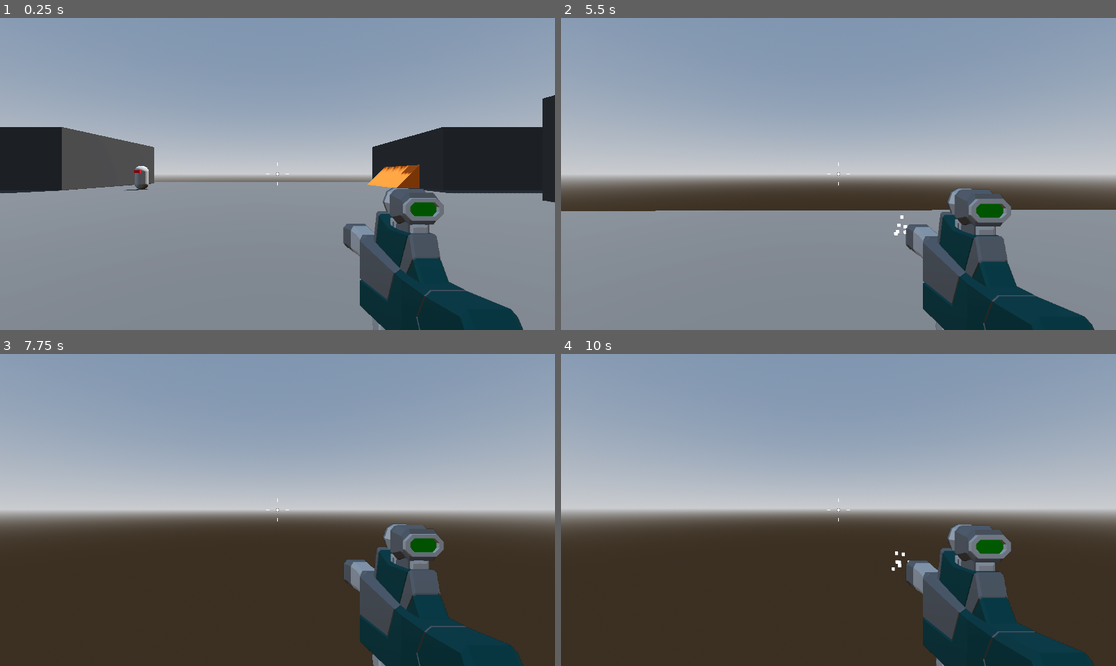
Above: before the commit, frames 1-4 (two rows, left to right).
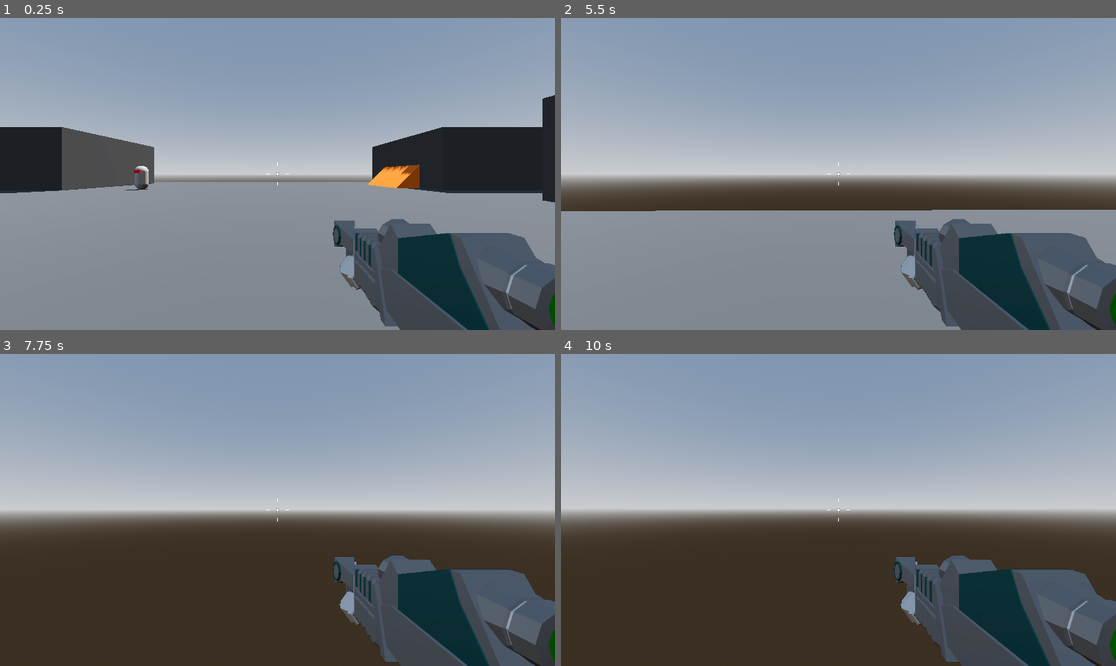
Above: after the commit, the same moments.

Repository: RileyWaldo/RoboRampage
Game: Godot game, scene res://Levels/SandBox.tscn
Same seed, same stepped clock (60 frames per second), same inputs: the game is played once before the commit and once after it.
Inputs (mouse positions are in pixels of both pictures, inside the frame that each line leads up to):
- Up to frame 1 (0.25 s): no input
- Up to frame 2 (5.5 s): tap Enter at 0.5 s; move the mouse to (866, 174) at 0.52 s; press the mouse at (866, 174) at 0.53 s; hold W (moveForward) from 0.53 s (still down); tap Space (jump) at 0.77, 1.52, 3.02, 3.77, 4.52 s; tap 1 (weapon1, bound only after the commit) at 0.8, 1.35, 3.05, 5.3 s; move the mouse to (810, 174) at 1.27 s; release the mouse at (810, 174) at 1.28 s; tap 2 (weapon2, bound only after the commit) at 1.55, 3.8, 4.35 s; move the mouse to (849, 167) at 2.02 s; hold 2 (weapon2, bound only after the commit) 2.03-2.78 s; click (849, 167) at 2.3 s; move the mouse to (832, 180) at 2.77 s; click (832, 180) at 2.85 s; move the mouse to (877, 177) at 3.52 s; hold 1 (weapon1, bound only after the commit) 3.53-4.28 s; move the mouse to (794, 170) at 4.27 s; click (794, 170) at 4.55 s; move the mouse to (844, 174) at 5.02 s; press the mouse at (844, 174) at 5.03 s
- Up to frame 3 (7.75 s): move the mouse to (255, 503) at 5.77 s; release W (moveForward) at 5.78 s; release the mouse at (255, 503) at 5.78 s; hold D (moveRight) 5.78-6.53 s; tap 1 (weapon1, bound only after the commit) at 5.85, 7.55 s; tap Space (jump) at 6.02, 6.77, 7.52 s; tap 2 (weapon2, bound only after the commit) at 6.05 s; move the mouse to (305, 510) at 6.52 s; hold 2 (weapon2, bound only after the commit) 6.53-7.28 s; hold W (moveForward) from 6.53 s (still down); click (305, 510) at 6.8 s; move the mouse to (249, 510) at 7.27 s; click (249, 510) at 7.35 s
- Up to frame 4 (10 s): tap Space (jump) at 8, 9.02, 9.77 s; move the mouse to (849, 503) at 8.02 s; hold 1 (weapon1, bound only after the commit) 8.03-8.78 s; tap 2 (weapon2, bound only after the commit) at 8.3, 8.85 s; tap Enter at 8.75 s; move the mouse to (832, 516) at 8.77 s; release W (moveForward) at 8.78 s; hold A (moveLeft) 8.78-9.53 s; click (832, 516) at 9.05 s; move the mouse to (877, 513) at 9.52 s; press the mouse at (877, 513) at 9.53 s; hold W (moveForward) from 9.53 s (still down); tap 1 (weapon1, bound only after the commit) at 9.8 s

The runs differ from the first frame. In frame 1, 9.8% of the frame differs, in the area x 59-100%, y 54-100%; in frame 2, 9.8%; in frame 3, 9.7%; in frame 4, 9.9%.

Commit message:
added second gun

Diff:
--- /dev/null
+++ b/Assets/GameOverMenu.tres
@@ -0,0 +1,57 @@
+[gd_resource type="VisualShader" load_steps=5 format=3 uid="uid://bfn5iifdi1jmf"]
+
+[sub_resource type="VisualShaderNodeTexture" id="VisualShaderNodeTexture_b5h40"]
+source = 5
+
+[sub_resource type="VisualShaderNodeInput" id="VisualShaderNodeInput_i3iov"]
+input_name = "uv"
+
+[sub_resource type="VisualShaderNodeFloatConstant" id="VisualShaderNodeFloatConstant_ykwj0"]
+constant = 2.0
+
+[sub_resource type="VisualShaderNodeTexture2DParameter" id="VisualShaderNodeTexture2DParameter_5tq8m"]
+parameter_name = "Screen"
+texture_type = 1
+texture_filter = 4
+texture_source = 1
+
+[resource]
+code = "shader_type canvas_item;
+render_mode blend_mix;
+
+uniform sampler2D Screen : source_color, filter_linear_mipmap, hint_screen_texture;
+
+
+
+void vertex() {
+// Input:3
+	vec2 n_out3p0 = UV;
+
+
+// FloatConstant:4
+	float n_out4p0 = 2.000000;
+
+
+	vec4 n_out2p0;
+// Texture2D:2
+	n_out2p0 = textureLod(Screen, n_out3p0, n_out4p0);
+
+
+// Output:0
+	COLOR.rgb = vec3(n_out2p0.xyz);
+
+
+}
+"
+mode = 1
+flags/light_only = false
+nodes/vertex/0/position = Vector2(1660, 240)
+nodes/vertex/2/node = SubResource("VisualShaderNodeTexture_b5h40")
+nodes/vertex/2/position = Vector2(1160, 280)
+nodes/vertex/3/node = SubResource("VisualShaderNodeInput_i3iov")
+nodes/vertex/3/position = Vector2(580, 140)
+nodes/vertex/4/node = SubResource("VisualShaderNodeFloatConstant_ykwj0")
+nodes/vertex/4/position = Vector2(640, 360)
+nodes/vertex/5/node = SubResource("VisualShaderNodeTexture2DParameter_5tq8m")
+nodes/vertex/5/position = Vector2(480, 560)
+nodes/vertex/connections = PackedInt32Array(3, 0, 2, 0, 4, 0, 2, 1, 5, 0, 2, 2, 2, 0, 0, 2)
--- a/GameObjects/GameOverMenu.tscn
+++ b/GameObjects/GameOverMenu.tscn
@@ -1,11 +1,17 @@
-[gd_scene load_steps=5 format=3 uid="uid://2n6ncod8u278"]
+[gd_scene load_steps=8 format=3 uid="uid://2n6ncod8u278"]
 
 [ext_resource type="FontFile" uid="uid://cemykaucqg8h" path="res://Assets/Staatliches/Staatliches-Regular.ttf" id="1_5y2gc"]
 [ext_resource type="Script" uid="uid://e1be8j5s2ro0" path="res://Scripts/GameOverMenu.gd" id="2_i77vu"]
+[ext_resource type="Shader" uid="uid://bfn5iifdi1jmf" path="res://Assets/GameOverMenu.tres" id="3_gkinh"]
 
 [sub_resource type="Theme" id="Theme_i77vu"]
 default_font = ExtResource("1_5y2gc")
 default_font_size = 64
+
+[sub_resource type="ShaderMaterial" id="ShaderMaterial_x28m7"]
+shader = ExtResource("3_gkinh")
+
+[sub_resource type="PlaceholderTexture2D" id="PlaceholderTexture2D_gkinh"]
 
 [sub_resource type="LabelSettings" id="LabelSettings_gkinh"]
 font_size = 24
@@ -21,14 +27,25 @@
 theme = SubResource("Theme_i77vu")
 script = ExtResource("2_i77vu")
 
-[node name="Background" type="ColorRect" parent="."]
+[node name="BackgroundBlur" type="TextureRect" parent="."]
+material = SubResource("ShaderMaterial_x28m7")
 layout_mode = 1
 anchors_preset = 15
 anchor_right = 1.0
 anchor_bottom = 1.0
 grow_horizontal = 2
 grow_vertical = 2
-color = Color(0.11612659, 0.11612659, 0.116126545, 0.7764706)
+texture = SubResource("PlaceholderTexture2D_gkinh")
+stretch_mode = 3
+
+[node name="ColorRect" type="ColorRect" parent="."]
+layout_mode = 1
+anchors_preset = 15
+anchor_right = 1.0
+anchor_bottom = 1.0
+grow_horizontal = 2
+grow_vertical = 2
+color = Color(0.05490196, 0.05490196, 0.05490196, 0.8235294)
 
 [node name="CenterContainer" type="CenterContainer" parent="."]
 layout_mode = 1
--- a/GameObjects/Player.tscn
+++ b/GameObjects/Player.tscn
@@ -1,9 +1,11 @@
-[gd_scene load_steps=12 format=3 uid="uid://dimljn12f5j31"]
+[gd_scene load_steps=14 format=3 uid="uid://dimljn12f5j31"]
 
 [ext_resource type="Script" uid="uid://rpjsjcxah425" path="res://Scripts/Player.gd" id="1_lu7l2"]
 [ext_resource type="Script" uid="uid://bgdqv05exlrcj" path="res://Scripts/SmoothCamera.gd" id="2_nj4ej"]
 [ext_resource type="Script" uid="uid://idrij1veldtp" path="res://Scripts/Crossheir.gd" id="3_0yq7s"]
+[ext_resource type="PackedScene" uid="uid://c1ftchlfgkiks" path="res://GameObjects/Rifle.tscn" id="3_hfly6"]
 [ext_resource type="PackedScene" uid="uid://bsei41k7wqabo" path="res://GameObjects/SMG.tscn" id="3_hwx2g"]
+[ext_resource type="Script" uid="uid://dl20dx2i03y04" path="res://Scripts/WeaponHandler.gd" id="3_v8uht"]
 [ext_resource type="Texture2D" uid="uid://b6lpow0xh5x4y" path="res://Assets/damage.png" id="5_ortbp"]
 [ext_resource type="PackedScene" uid="uid://2n6ncod8u278" path="res://GameObjects/GameOverMenu.tscn" id="6_hfly6"]
 
@@ -93,36 +95,7 @@
 script = ExtResource("2_nj4ej")
 
 [node name="RemoteTransform3D" type="RemoteTransform3D" parent="CameraPivot/SmoothCamera"]
-remote_path = NodePath("../../../SubViewportContainer/SubViewport/Camera3D")
-
-[node name="HitScanSMG" parent="CameraPivot" instance=ExtResource("3_hwx2g")]
-
-[node name="Suppressors_003" parent="CameraPivot/HitScanSMG/SMG" index="0"]
-layers = 2
-
-[node name="Part_024" parent="CameraPivot/HitScanSMG/SMG" index="1"]
-layers = 2
-
-[node name="Rail_009" parent="CameraPivot/HitScanSMG/SMG" index="2"]
-layers = 2
-
-[node name="Grip_017" parent="CameraPivot/HitScanSMG/SMG" index="3"]
-layers = 2
-
-[node name="Charger_011" parent="CameraPivot/HitScanSMG/SMG" index="4"]
-layers = 2
-
-[node name="Scope_016" parent="CameraPivot/HitScanSMG/SMG" index="5"]
-layers = 2
-
-[node name="Part_029" parent="CameraPivot/HitScanSMG/SMG" index="6"]
-layers = 2
-
-[node name="Part_030" parent="CameraPivot/HitScanSMG/SMG" index="7"]
-layers = 2
-
-[node name="Gun butt_012" parent="CameraPivot/HitScanSMG/SMG" index="8"]
-layers = 2
+remote_path = NodePath("../../../SubViewportContainer/SubViewport/WeaponCamera")
 
 [node name="SubViewportContainer" type="SubViewportContainer" parent="."]
 anchors_preset = 15
@@ -138,10 +111,19 @@
 size = Vector2i(1152, 648)
 render_target_update_mode = 4
 
-[node name="Camera3D" type="Camera3D" parent="SubViewportContainer/SubViewport"]
+[node name="WeaponCamera" type="Camera3D" parent="SubViewportContainer/SubViewport"]
 transform = Transform3D(1, 0, 0, 0, 1, 0, 0, 0, 1, 0, 1.2810733, 0)
 cull_mask = 2
 fov = 40.0
+
+[node name="WeaponHandler" type="Node3D" parent="SubViewportContainer/SubViewport/WeaponCamera" node_paths=PackedStringArray("weapon")]
+script = ExtResource("3_v8uht")
+weapon = [NodePath("HitScanRifle"), NodePath("HitScanSMG")]
+
+[node name="HitScanRifle" parent="SubViewportContainer/SubViewport/WeaponCamera/WeaponHandler" instance=ExtResource("3_hfly6")]
+transform = Transform3D(1, 0, 0, 0, 1, 0, 0, 0, 1, 0, 0.01892662, 0)
+
+[node name="HitScanSMG" parent="SubViewportContainer/SubViewport/WeaponCamera/WeaponHandler" instance=ExtResource("3_hwx2g")]
 
 [node name="CenterContainer" type="CenterContainer" parent="."]
 anchors_preset = 15
@@ -171,6 +153,3 @@
 autoplay = "RESET"
 
 [node name="GameOverMenu" parent="." instance=ExtResource("6_hfly6")]
-
-[editable path="CameraPivot/HitScanSMG"]
-[editable path="CameraPivot/HitScanSMG/SMG"]
--- /dev/null
+++ b/GameObjects/Rifle.tscn
@@ -0,0 +1,88 @@
+[gd_scene load_steps=9 format=3 uid="uid://c1ftchlfgkiks"]
+
+[ext_resource type="PackedScene" uid="uid://bwwc6db2ea4x0" path="res://GameObjects/HitScanWeapon.tscn" id="1_7xfov"]
+[ext_resource type="PackedScene" uid="uid://benubpcidrgvd" path="res://GameObjects/Sparks.tscn" id="2_my6k1"]
+[ext_resource type="PackedScene" uid="uid://cw5gg10xnv7wb" path="res://Assets/Rifle.glb" id="3_7xfov"]
+
+[sub_resource type="StandardMaterial3D" id="StandardMaterial3D_m78fw"]
+emission_enabled = true
+emission = Color(1, 1, 1, 1)
+emission_energy_multiplier = 3.0
+
+[sub_resource type="Curve" id="Curve_3ihdv"]
+_data = [Vector2(0, 1), 0.0, 0.0, 0, 0, Vector2(1, 0), 0.0, 0.0, 0, 0]
+point_count = 2
+
+[sub_resource type="CurveTexture" id="CurveTexture_n77aa"]
+curve = SubResource("Curve_3ihdv")
+
+[sub_resource type="ParticleProcessMaterial" id="ParticleProcessMaterial_appwj"]
+direction = Vector3(0, 0, -1)
+spread = 8.0
+initial_velocity_min = 8.0
+initial_velocity_max = 12.0
+gravity = Vector3(0, 0, 0)
+scale_curve = SubResource("CurveTexture_n77aa")
+
+[sub_resource type="BoxMesh" id="BoxMesh_kajcb"]
+size = Vector3(0.1, 0.1, 0.1)
+
+[node name="HitScanRifle" node_paths=PackedStringArray("weaponMesh", "muzzleFlash") instance=ExtResource("1_7xfov")]
+weaponDamage = 70
+fireRate = 8.0
+recoil = 0.3
+weaponMesh = NodePath("Rifle")
+muzzleFlash = NodePath("MuzzleFlash")
+sparks = ExtResource("2_my6k1")
+
+[node name="MuzzleFlash" type="GPUParticles3D" parent="." index="2"]
+transform = Transform3D(1, 0, 0, 0, 1, 0, 0, 0, 1, 0.39674234, -0.36312562, -2.5021417)
+layers = 2
+material_override = SubResource("StandardMaterial3D_m78fw")
+cast_shadow = 0
+emitting = false
+lifetime = 0.06999999999999999
+one_shot = true
+explosiveness = 1.0
+fixed_fps = 60
+local_coords = true
+process_material = SubResource("ParticleProcessMaterial_appwj")
+draw_pass_1 = SubResource("BoxMesh_kajcb")
+
+[node name="Rifle" parent="." index="3" instance=ExtResource("3_7xfov")]
+transform = Transform3D(1, 0, 0, 0, 1, 0, 0, 0, 1, 0.405, -0.366, -1.139842)
+
+[node name="Part_104" parent="Rifle" index="0"]
+layers = 2
+
+[node name="Gun butt_018" parent="Rifle" index="1"]
+layers = 2
+
+[node name="Part_106" parent="Rifle" index="2"]
+layers = 2
+
+[node name="Grip_027" parent="Rifle" index="3"]
+layers = 2
+
+[node name="Part_108" parent="Rifle" index="4"]
+layers = 2
+
+[node name="Scope_022" parent="Rifle" index="5"]
+layers = 2
+
+[node name="Scope_023" parent="Rifle" index="6"]
+layers = 2
+
+[node name="Extra accessories_008" parent="Rifle" index="7"]
+layers = 2
+
+[node name="Part_112" parent="Rifle" index="8"]
+layers = 2
+
+[node name="Part_113" parent="Rifle" index="9"]
+layers = 2
+
+[node name="Muzzle breaks" parent="Rifle" index="10"]
+layers = 2
+
+[editable path="Rifle"]
--- a/GameObjects/SMG.tscn
+++ b/GameObjects/SMG.tscn
@@ -28,12 +28,40 @@
 size = Vector3(0.1, 0.1, 0.1)
 
 [node name="HitScanSMG" node_paths=PackedStringArray("weaponMesh", "muzzleFlash") instance=ExtResource("1_m78fw")]
+automatic = true
 weaponMesh = NodePath("SMG")
 muzzleFlash = NodePath("MuzzleFlash")
 sparks = ExtResource("2_n77aa")
 
 [node name="SMG" parent="." index="1" instance=ExtResource("2_3ihdv")]
 transform = Transform3D(1, 0, 0, 0, 1, 0, 0, 0, 1, 0.405, -0.366, -1.139842)
+
+[node name="Suppressors_003" parent="SMG" index="0"]
+layers = 2
+
+[node name="Part_024" parent="SMG" index="1"]
+layers = 2
+
+[node name="Rail_009" parent="SMG" index="2"]
+layers = 2
+
+[node name="Grip_017" parent="SMG" index="3"]
+layers = 2
+
+[node name="Charger_011" parent="SMG" index="4"]
+layers = 2
+
+[node name="Scope_016" parent="SMG" index="5"]
+layers = 2
+
+[node name="Part_029" parent="SMG" index="6"]
+layers = 2
+
+[node name="Part_030" parent="SMG" index="7"]
+layers = 2
+
+[node name="Gun butt_012" parent="SMG" index="8"]
+layers = 2
 
 [node name="MuzzleFlash" type="GPUParticles3D" parent="." index="3"]
 transform = Transform3D(1, 0, 0, 0, 1, 0, 0, 0, 1, 0.4049468, -0.31663376, -2.2268689)
@@ -48,3 +76,5 @@
 local_coords = true
 process_material = SubResource("ParticleProcessMaterial_appwj")
 draw_pass_1 = SubResource("BoxMesh_kajcb")
+
+[editable path="SMG"]
--- a/Scripts/HitScanWeapon.gd
+++ b/Scripts/HitScanWeapon.gd
@@ -2,6 +2,7 @@
 
 @export var weaponDamage := 10
 @export var fireRate := 14.0
+@export var automatic := false
 @export var recoil := 0.05
 @export var recoilSpeed := 10.0
 @export var weaponMesh: Node3D
@@ -18,8 +19,12 @@
 	weaponMesh.position = weaponMesh.position.lerp(weaponStartPosition, delta * recoilSpeed)
 
 func Shoot() -> void:
-	if(!Input.is_action_pressed("fire")):
-		return
+	if(automatic):
+		if(!Input.is_action_pressed("fire")):
+			return
+	else:
+		if(!Input.is_action_just_pressed("fire")):
+			return
 	if(!cooldownTimer.is_stopped()):
 		return
 
--- /dev/null
+++ b/Scripts/WeaponHandler.gd
@@ -0,0 +1,22 @@
+extends Node3D
+
+@export var weapon: Array[Node3D]
+
+func _ready() -> void:
+	Equip(weapon[0])
+
+func Equip(activeWeapon: Node3D) -> void:
+	for child: Node3D in get_children():
+		if(child == activeWeapon):
+			child.visible = true
+			child.set_process(true)
+		else:
+			child.visible = false
+			child.set_process(false)
+
+func _unhandled_input(event: InputEvent) -> void:
+	if(event.is_action_pressed("weapon1")):
+		Equip(weapon[0])
+
+	if(event.is_action_pressed("weapon2")):
+		Equip(weapon[1])
--- a/project.godot
+++ b/project.godot
@@ -51,3 +51,13 @@
 "events": [Object(InputEventMouseButton,"resource_local_to_scene":false,"resource_name":"","device":-1,"window_id":0,"a …(258 unchanged characters)…
 ]
 }
+weapon1={
+"deadzone": 0.2,
+"events": [Object(InputEventKey,"resource_local_to_scene":false,"resource_name":"","device":-1,"window_id":0,"alt_pressed":false,"shift_pressed":false,"ctrl_pressed":false,"meta_pressed":false,"pressed":false,"keycode":0,"physical_keycode":49,"key_label":0,"unicode":49,"location":0,"echo":false,"script":null)
+]
+}
+weapon2={
+"deadzone": 0.2,
+"events": [Object(InputEventKey,"resource_local_to_scene":false,"resource_name":"","device":-1,"window_id":0,"alt_pressed":false,"shift_pressed":false,"ctrl_pressed":false,"meta_pressed":false,"pressed":false,"keycode":0,"physical_keycode":50,"key_label":0,"unicode":50,"location":0,"echo":false,"script":null)
+]
+}
Binary file added: Assets/Rifle.glb
Not shown, added: Assets/Rifle.glb.import
Binary file added: Assets/Rifle_Palette-Colour.png
Not shown, added: Assets/Rifle_Palette-Colour.png.import
Not shown, added: Scripts/WeaponHandler.gd.uid
